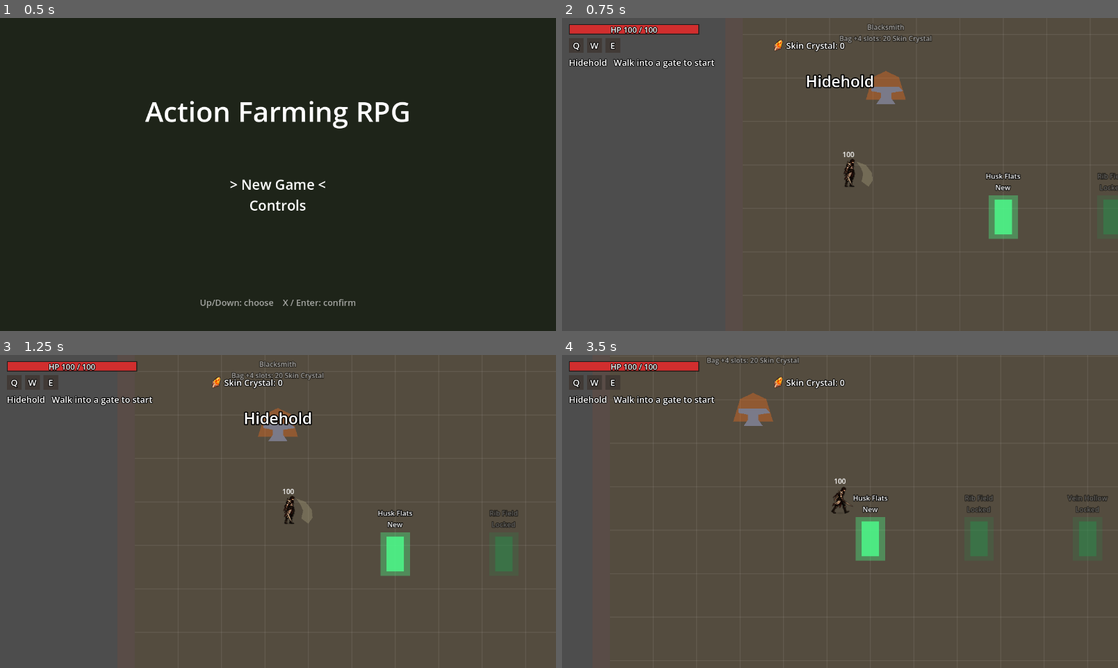
Above: before the commit, frames 1-4 (two rows, left to right).
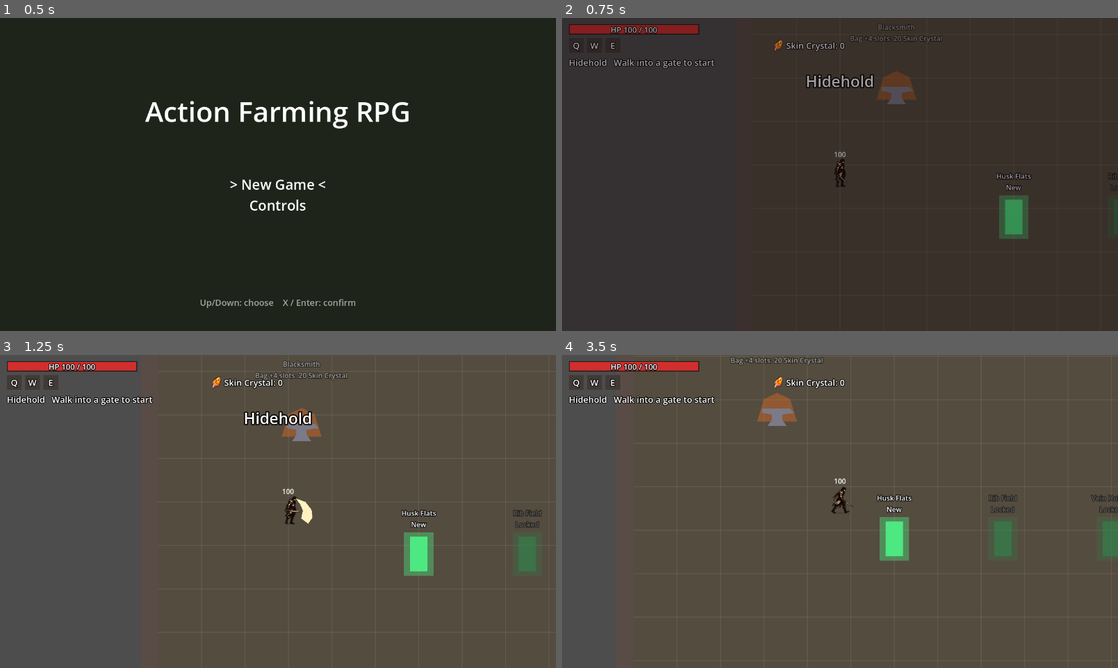
Above: after the commit, the same moments.

Repository: knc219-a11y/second-game
Game: Godot game, scene res://scenes/title.tscn
Two runs of this game, one before a commit and one after it. Both use one fixed random seed, a clock stepped at 60 frames per second and the inputs below.
Inputs:
- Up to frame 1 (0.5 s): no input
- Up to frame 2 (0.75 s): tap Enter (ui_accept) at 0.5 s; hold Right (move_right) from 0.53 s (still down); hold X (attack) from 0.53 s (still down)
- Up to frame 3 (1.25 s): keep holding Right (move_right); keep holding X (attack); tap Enter (ui_accept) at 0.77, 1.07 s; tap L (lock) at 0.8 s
- Up to frame 4 (3.5 s): release Right (move_right) at 1.28 s; release X (attack) at 1.28 s; hold Down (move_down) 1.28-2.03 s; tap L (lock) at 1.35, 3.05 s; tap Enter (ui_accept) at 1.52, 1.55, 1.82, 2.1, 3.02, 3.32 s; hold Right (move_right) 2.03-2.78 s; hold X (attack) 2.03-2.78 s; hold Up (move_up) from 2.78 s (still down); tap X (attack) at 2.85 s

Frame 1 is identical in both runs. In frame 2, 97% of the frame differs, in the area x 0-100%, y 0-100%; in frame 3, 3.5%; in frame 4, 4.2%.

Commit message:
New Game intro: a lore and first-steps card over town before the first hunt
Co-Authored-By: Claude Opus 5.5 (1M context) <noreply@anthropic.com>
Claude-Session: https://claude.ai/code/session_01RnBJ616cu2MgRzFG4FG5Mt

Diff:
--- a/scripts/test_map.gd
+++ b/scripts/test_map.gd
@@ -294,7 +294,24 @@
 # First Stage 3 clear: walking into its exit shows the ending card (_show_ending)
 # before town. The ending fires once, when the clear opens the dungeon.
 var ending_pending: bool = false
-var ending: CanvasLayer = null
+var card: CanvasLayer = null
+var card_to_town: bool = false
+# X can't close the card until it has faded in, so the press that started the
+# game (or a mashed attack) doesn't skip it.
+@export var card_lock_time: float = 1.0
+var card_lock_left: float = 0.0
+# New Game (title.gd sets this meta on the root) opens on this card in town.
+const INTRO_TEXT := """Hidehold
+
+A god died, and its corpse became our land.
+The body still heals itself. What grows back wakes up hungry.
+We live on its remains: hunters bring back skin, bone and blood.
+
+Walk into the Husk Flats gate to start your first hunt.
+Between hunts, forge your gear at the anvil here (C).
+Esc > Controls lists every key.
+
+X: begin"""
 const ENDING_TEXT := """THE END
 
 The heart of the dead god beat once, then went still.
@@ -389,6 +406,10 @@
 		_build_hub_gates()
 		_build_blacksmith()
 		_enter_hub()
+		if get_tree().root.has_meta("new_game_intro"):
+			get_tree().root.remove_meta("new_game_intro")
+			_show_card(INTRO_TEXT, false)
+			print("Intro")
 	enemies.child_exiting_tree.connect(_on_enemy_exiting)
 	_update_kill_label()
 
@@ -1271,42 +1292,51 @@
 
 
 # Full-screen card over everything; the Player stands still under it (physics
-# off, as on death) until X or Enter, then the usual fade back to town.
+# off, as on death) until X or Enter. The ending then fades back to town; the
+# New Game intro just lets the Player walk in town.
 func _show_ending() -> void:
 	ending_pending = false
-	# Keeps the pause menu and inventory shut; _move_on clears it again.
+	_show_card(ENDING_TEXT, true)
+	print("Ending")
+
+
+func _show_card(text: String, to_town: bool) -> void:
+	card_to_town = to_town
+	card_lock_left = card_lock_time
+	# Keeps the pause menu and inventory shut; _move_on or _close_card clears it.
 	moving_on = true
 	player.set_physics_process(false)
 	player.velocity = Vector2.ZERO
-	ending = CanvasLayer.new()
-	ending.name = "Ending"
-	ending.layer = 20
+	card = CanvasLayer.new()
+	card.name = "Card"
+	card.layer = 20
 	var bg := ColorRect.new()
 	bg.color = Color(0.06, 0.02, 0.03, 1)
 	bg.set_anchors_preset(Control.PRESET_FULL_RECT)
-	ending.add_child(bg)
+	card.add_child(bg)
 	var label := Label.new()
 	label.set_anchors_preset(Control.PRESET_FULL_RECT)
 	label.horizontal_alignment = HORIZONTAL_ALIGNMENT_CENTER
 	label.vertical_alignment = VERTICAL_ALIGNMENT_CENTER
 	label.add_theme_font_size_override("font_size", 28)
-	label.text = ENDING_TEXT
-	ending.add_child(label)
-	ending.visible = true
+	label.text = text
+	card.add_child(label)
 	bg.modulate.a = 0.0
 	label.modulate.a = 0.0
 	var tween := create_tween()
 	tween.tween_property(bg, "modulate:a", 1.0, 0.6)
 	tween.tween_property(label, "modulate:a", 1.0, 0.8)
-	add_child(ending)
-	print("Ending")
-
-
-func _close_ending() -> void:
-	ending.queue_free()
-	ending = null
+	add_child(card)
+
+
+func _close_card() -> void:
+	card.queue_free()
+	card = null
 	player.set_physics_process(true)
-	_move_on(0)
+	if card_to_town:
+		_move_on(0)
+	else:
+		moving_on = false
 
 
 # Pause menu "Return to Town" from a stage or the dungeon: drops what is left
@@ -1343,9 +1373,10 @@
 
 
 func _physics_process(delta: float) -> void:
-	if ending != null:
-		if Input.is_action_just_pressed("attack") or Input.is_action_just_pressed("ui_accept"):
-			_close_ending()
+	if card != null:
+		card_lock_left -= delta
+		if card_lock_left <= 0.0 and Input.is_action_just_pressed("attack") or Input.is_action_just_pressed("ui_accept"):
+			_close_card()
 		return
 	_update_prop_fade()
 	_update_boss_bar()
--- a/scripts/title.gd
+++ b/scripts/title.gd
@@ -97,18 +97,21 @@
 				selected = 0
 				_refresh()
 			else:
-				_start()
+				_start(true)
 		"Yes":
 			DirAccess.remove_absolute(ProjectSettings.globalize_path(SAVE_PATH))
 			print("Save erased")
-			_start()
+			_start(true)
 		"No":
 			confirming = false
 			selected = options.find("New Game")
 			_refresh()
 
 
-func _start() -> void:
+# A new game opens on the intro card in town (test_map.gd INTRO_TEXT).
+func _start(new_game: bool = false) -> void:
+	if new_game:
+		get_tree().root.set_meta("new_game_intro", true)
 	get_tree().change_scene_to_file(GAME_SCENE)
 
 
